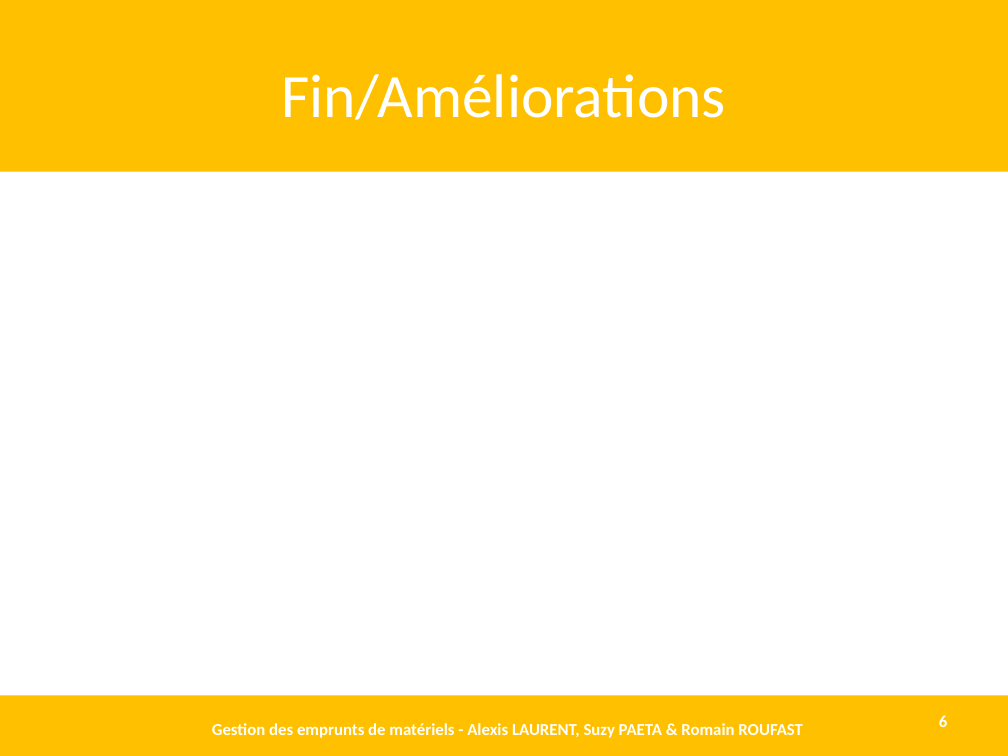
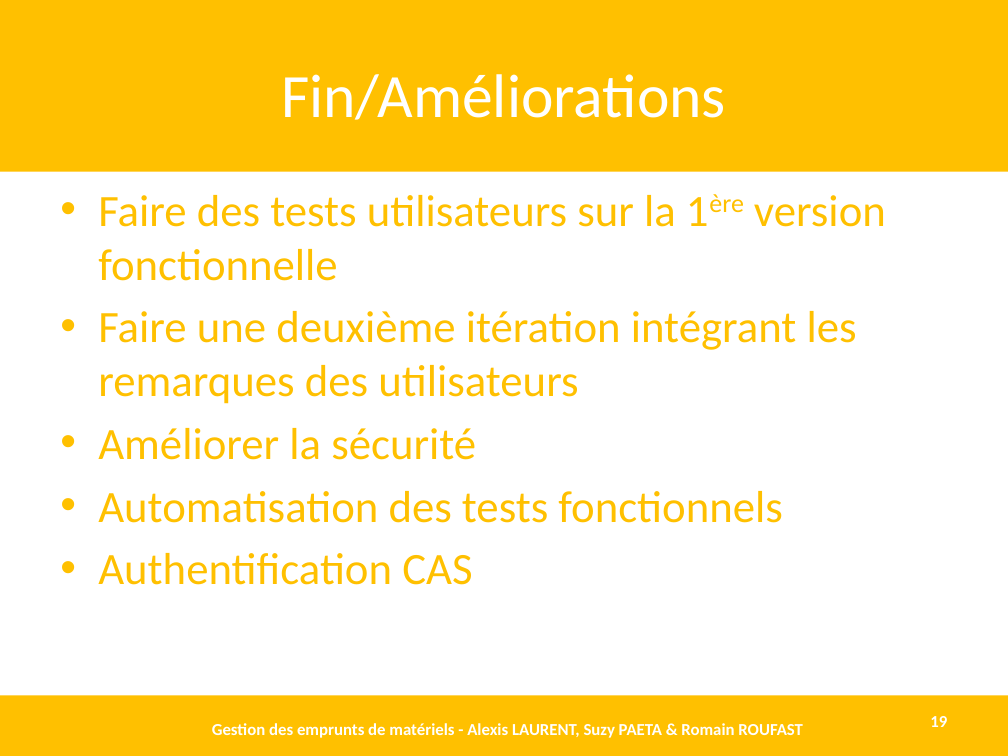
Before and after one commit to AlexisLaurent/Gestion_des_Emprunts, a slide deck: slide 19 of Livrables/D1.3 - DEF.pptx (slide 6 before the commit). Drawn at 1008x756 pixels with LibreOffice and Linux fonts; fonts in the diff are those of the drawing. Boxes give left, top, right and bottom in pixels: in the first picture for what was removed or moved away, otherwise in the second. Text is boxed around its words. In the diff, an @@ line names an element or a change of style, - is before the commit and + after.

```diff
--- a/Livrables/D1.3 - DEF.pptx
+++ b/Livrables/D1.3 - DEF.pptx
@@ text added at (x1=98, y1=195, x2=886, y2=585), 32 pt, text #FFC000 @@
+• Faire des tests utilisateurs sur la 1ère version fonctionnelle
+• Faire une deuxième itération intégrant les remarques des utilisateurs
+• Améliorer la sécurité
+• Automatisation des tests fonctionnels
+• Authentification CAS
@@ page number at (x1=930, y1=716, x2=947, y2=727): text changed @@
-6
+19
```
Also in this commit, not shown: 2 other slides changed, 13 slides added, 1 other file.
